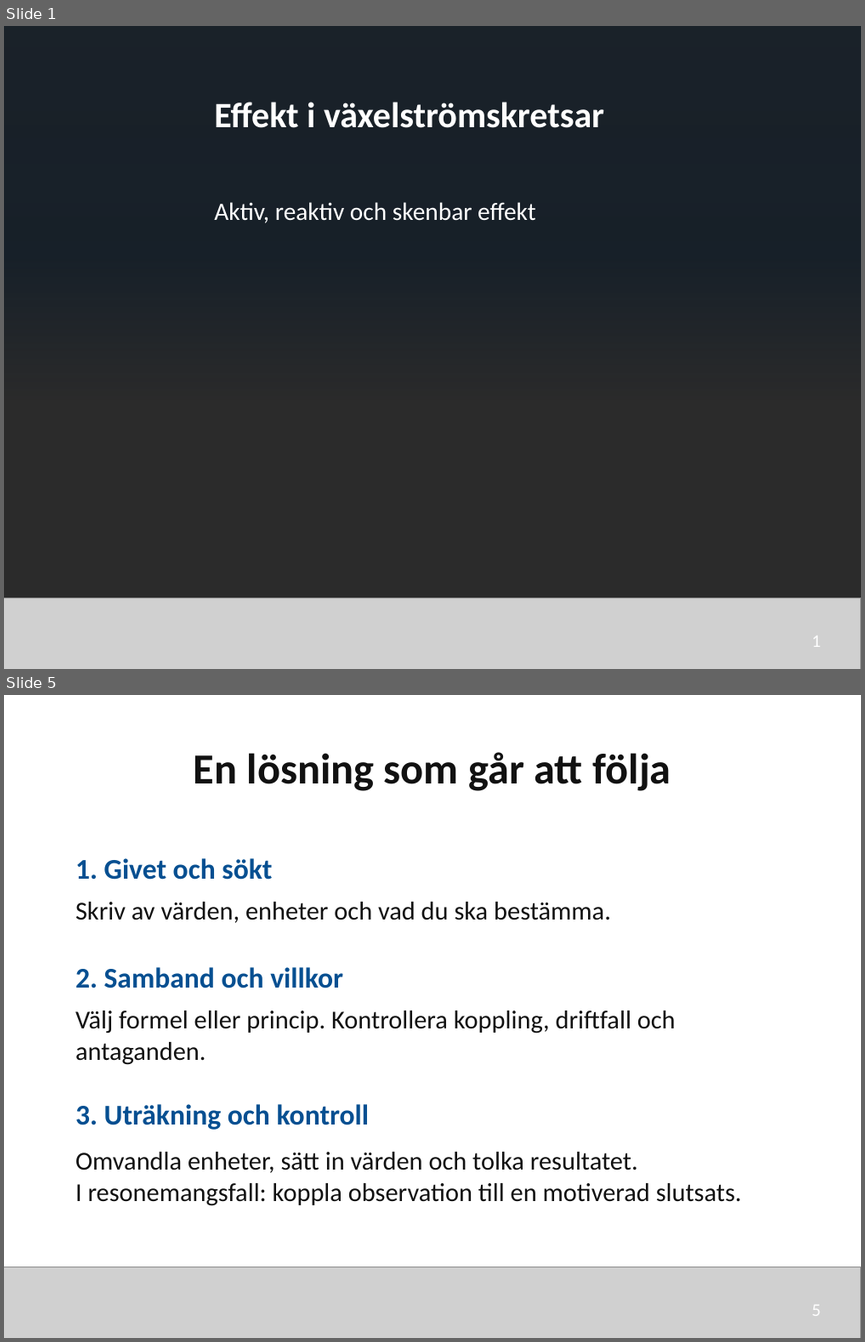
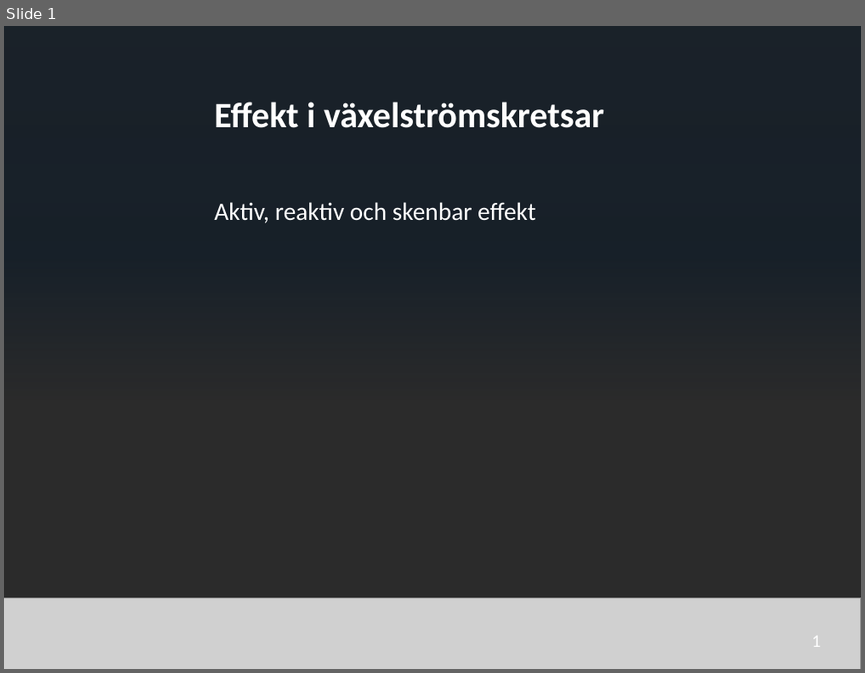
Before and after one commit to nj22az/nj22az.github.io, a slide deck: sjoskolan/vecka-40/aktuell/v40_03_Effekt_i_vaxelstromskretsar_elev.pptx. Shown one above the other, each under a label of ours: slides 1 and 5 before the commit, slide 1 after it; the slides between them are not shown. The pictures are 865x1342 and 865x673 pixels, drawn with LibreOffice and Linux fonts; fonts in the diff are those of the drawing; grey boxes stand for pictures; background and template pictures are left out; a plain dark background stands for a picture behind light text. Boxes give left, top, right and bottom in pixels: in the first picture for what was removed or moved away, otherwise in the second. Text is boxed around its words. In the diff, an @@ line names an element or a change of style, - is before the commit and + after.

Commit message:
Gör vecka 40 AC begriplig från genomgång till guidad labb
Samordna grundexempel, tre kortfilmer och omarbetade PowerPoints.
Inför åtta guidade uppgifter, enklare protokoll och lärarstöd.
Skilj ut Station B, kontrollera båda mätarna och rätta uppgiftsåterställning.
Bevara tidigare presentationer och lägg till gränssnittstester.

```diff
--- a/sjoskolan/vecka-40/aktuell/v40_03_Effekt_i_vaxelstromskretsar_elev.pptx
+++ b/sjoskolan/vecka-40/aktuell/v40_03_Effekt_i_vaxelstromskretsar_elev.pptx
@@ slide 5 removed at bbox=[4, 695, 861, 1338], background #FFFFFF @@
@@ text removed at bbox=[194, 752, 670, 791] @@
-En lösning som går att följa
@@ text removed at bbox=[75, 858, 272, 879] @@
-1. Givet och sökt
@@ text removed at bbox=[75, 902, 611, 923] @@
-Skriv av värden, enheter och vad du ska bestämma.
@@ text removed at bbox=[75, 967, 343, 988] @@
-2. Samband och villkor
@@ text removed at bbox=[75, 1010, 676, 1065] @@
-Välj formel eller princip. Kontrollera koppling, driftfall och antaganden.
@@ text removed at bbox=[75, 1104, 370, 1129] @@
-3. Uträkning och kontroll
@@ text removed at bbox=[75, 1151, 742, 1206] @@
-Omvandla enheter, sätt in värden och tolka resultatet.
-I resonemangsfall: koppla observation till en motiverad slutsats.
@@ picture removed at bbox=[4, 1266, 861, 1338] @@
@@ text removed at bbox=[812, 1304, 821, 1315] @@
-5
```
Also in this commit, not shown: 14 slides added, 34 other slides removed, 44 other files.
